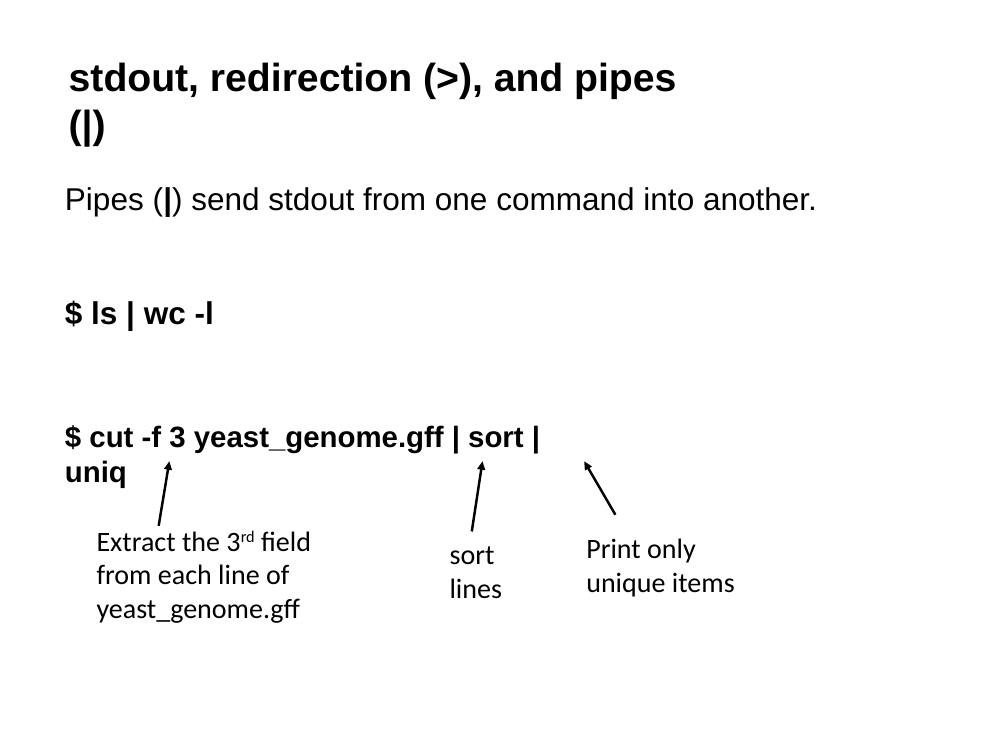
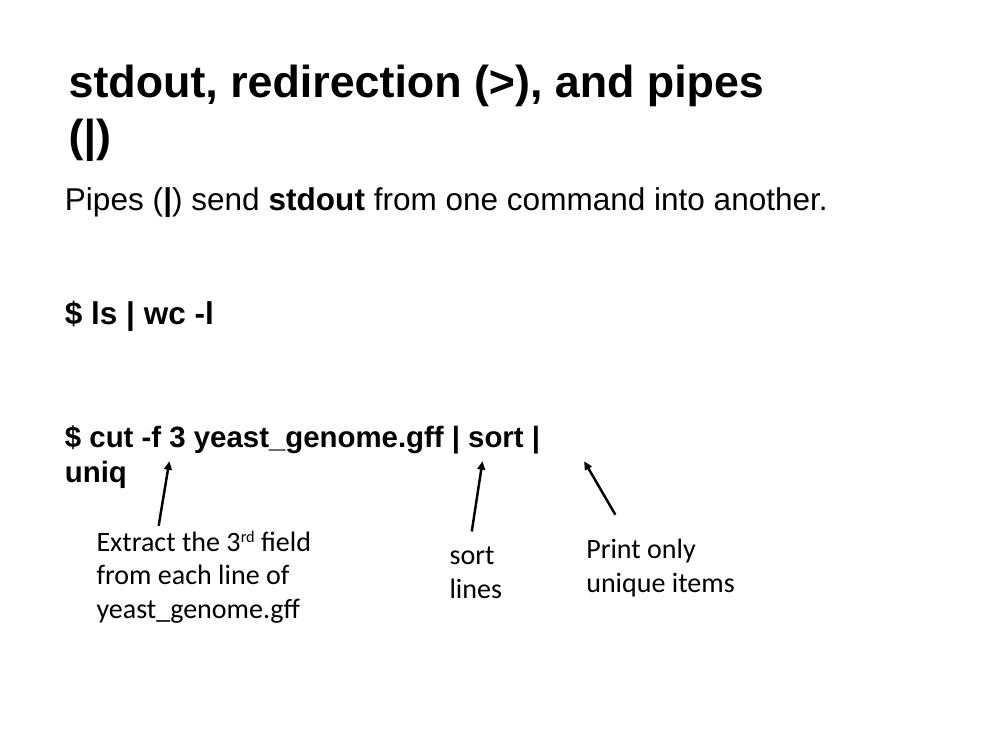
Before and after one commit to tparchman/F25_BIOL792, a slide deck: slide 13 of week3_unixIII/week3.pptx. Drawn at 1008x756 pixels with LibreOffice and Linux fonts; fonts in the diff are those of the drawing. Boxes give left, top, right and bottom in pixels: in the first picture for what was removed or moved away, otherwise in the second. Text is boxed around its words. In the diff, an @@ line names an element or a change of style, - is before the commit and + after.

```diff
--- a/week3_unixIII/week3.pptx
+++ b/week3_unixIII/week3.pptx
@@ text "stdout, redirection (>), and pipes ..." at bbox=[69, 64, 764, 106]: size 28 to 32 pt @@
@@ text at bbox=[65, 187, 828, 216]: bold on in "stdout" @@
```
Also in this commit, not shown: 3 other slides changed, 2 other files.
